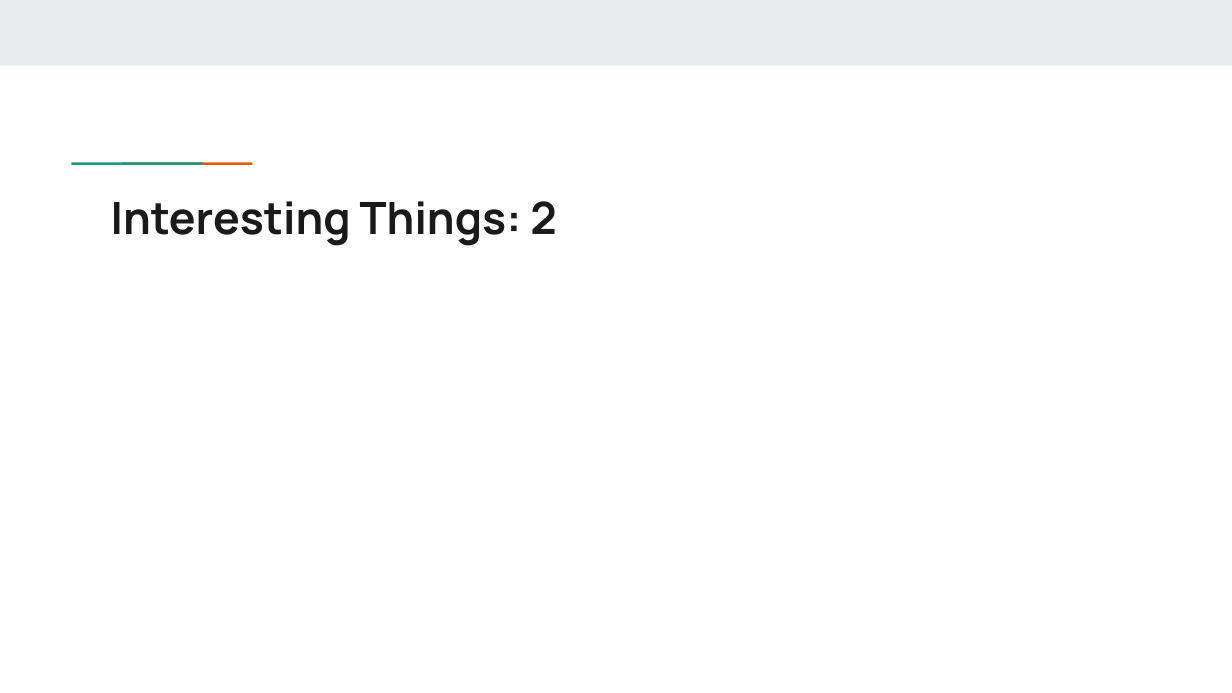
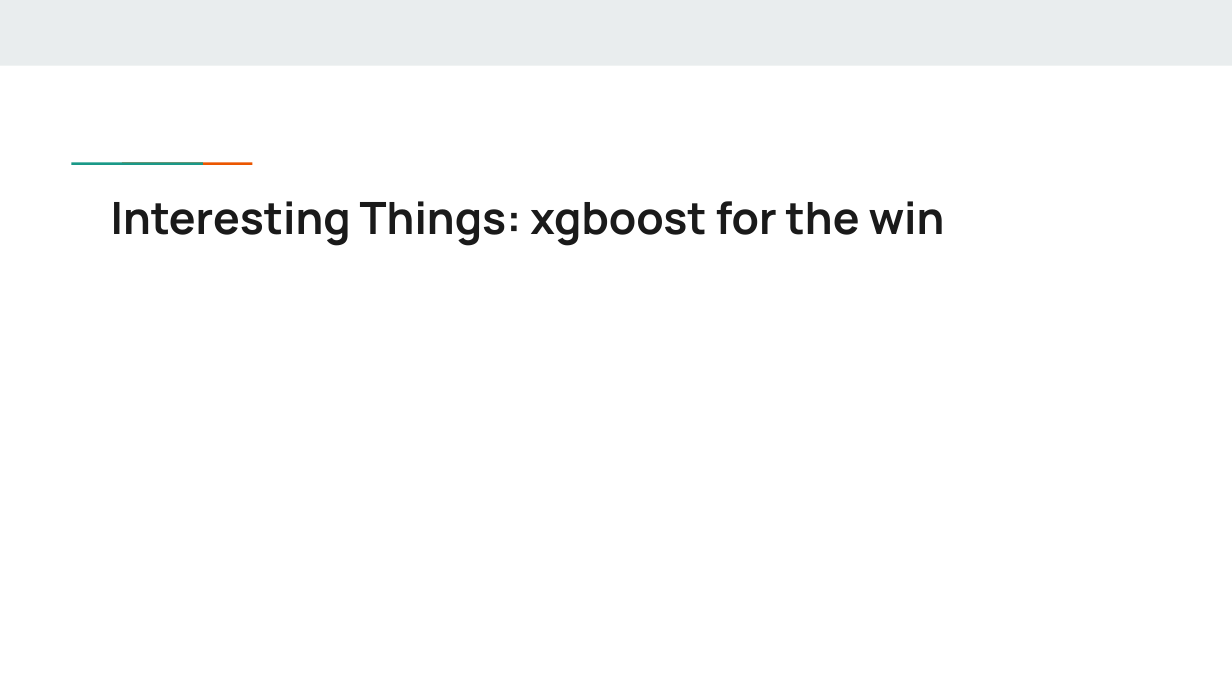
Before and after one commit to JViehman/NationalParks, a slide deck: slide 3 of Presentations/Presentation04.pptx. Drawn at 1232x693 pixels with LibreOffice and Linux fonts; fonts in the diff are those of the drawing. Boxes give left, top, right and bottom in pixels: in the first picture for what was removed or moved away, otherwise in the second. Text is boxed around its words. In the diff, an @@ line names an element or a change of style, - is before the commit and + after.

```diff
--- a/Presentations/Presentation04.pptx
+++ b/Presentations/Presentation04.pptx
@@ title at (x1=111, y1=201, x2=945, y2=246): text changed @@
-Interesting Things: 2
+Interesting Things: xgboost for the win
```
Also in this commit, not shown: 5 other slides changed.
